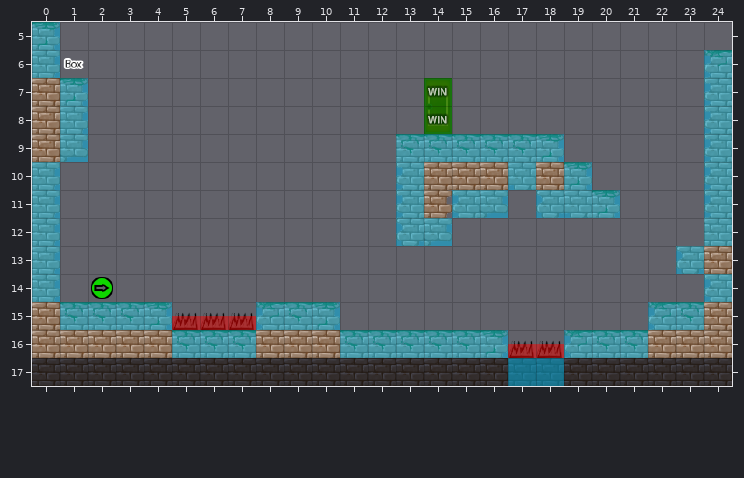
An edit to a level. Tiled map (JSON), BGJ03/levels/level2.json. The first picture shows the starting point.
Cells are 32x32 px. Shown: x 0..24, y 5..17.
Now the later version:
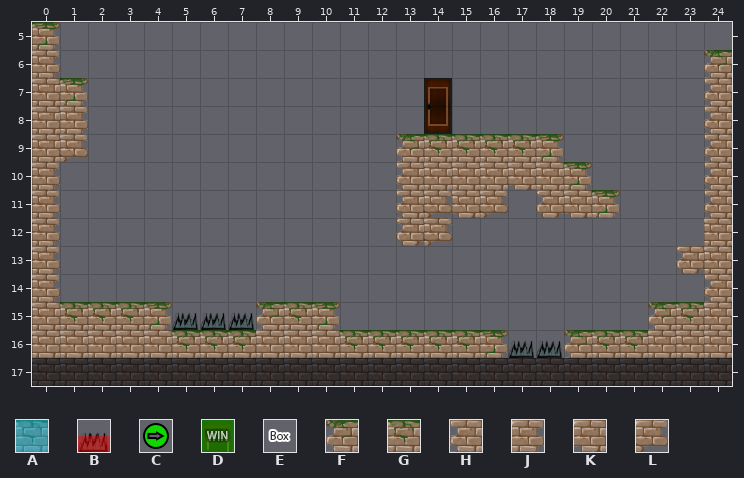
Key: from "tiles_collision": A 0, B 6, C 10, D 11, E 13; from "tileset": F 0, G 1, H 12, J 14, K 25, L 26.
_ is an empty cell.
Tiles replaced or removed in this view: A, B, C, D, E, G, H, J.
See-through tiles are keyed as they look on the map.
Changes in this commit:
Changed rows in their new state; . is an unchanged cell.
Layer "100":
first column x 13:
 9 F..
11 .LK
Layer "collision" (now hidden):
first column x 0:
 5 _........................
 6 __......................_
 7 ._............_........._
 8 ._............_........._
 9 ._...........______....._
10 _............_..._._...._
11 _............_.__.___..._
12 _............__........._
13 _......................_.
14 _._....................._
15 .__________...........__.
16 .....___...___________...
17 .................__......
Changed places in both pictures, as pixel boxes (x1, y1, x2, y2):
changed: (32, 22, 732, 386)
